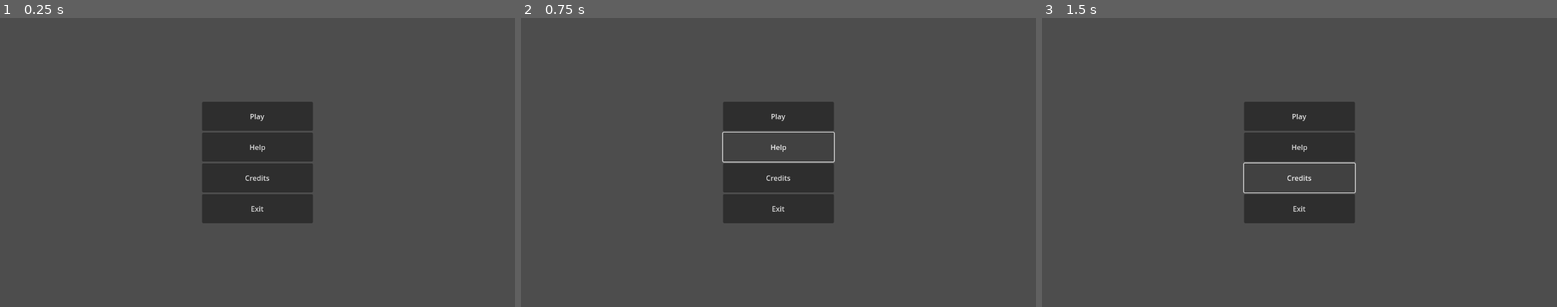
Above: before the commit, frames 1-3 (left to right).
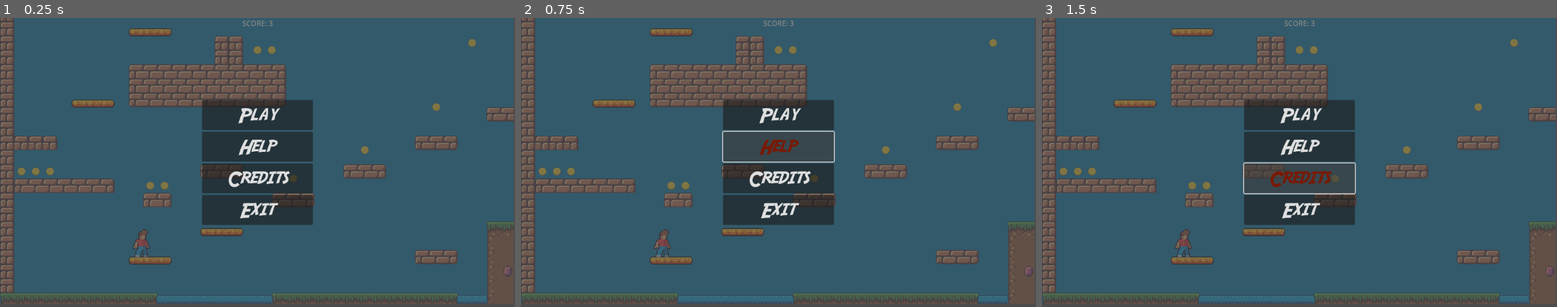
Above: after the commit, the same moments.

Repository: ZalewskiPiotr/Platform-game
Game: Godot game, scene res://scenes/start_page.tscn
The game is run twice, just before and just after one commit, with the same random seed, the same clock (stepped at 60 frames per second) and the same inputs. Sound files missing from this copy of the repository are replaced by a short silence.
Inputs:
- Up to frame 1 (0.25 s): no input
- Up to frame 2 (0.75 s): click "Help" at 0.5 s
- Up to frame 3 (1.5 s): click "Credits" at 1.25 s

The runs differ from the first frame. In frame 1, 82% of the frame differs, in the area x 0-100%, y 0-99%; in frame 2, 82%; in frame 3, 82%.

Commit message:
Zmieniono wygląd strony startowej gry

Diff:
--- /dev/null
+++ b/assets/themes/menu_theme.tres
@@ -0,0 +1,8 @@
+[gd_resource type="Theme" load_steps=2 format=3 uid="uid://cqxawl3ghor6t"]
+
+[ext_resource type="FontFile" uid="uid://c1qmq60lrxjle" path="res://assets/fonts/Adventure.otf" id="1_way36"]
+
+[resource]
+default_font = ExtResource("1_way36")
+Button/colors/font_hover_color = Color(0.47451, 0.0980392, 0.0156863, 1)
+Button/font_sizes/font_size = 46
--- a/scenes/start_page.tscn
+++ b/scenes/start_page.tscn
@@ -1,6 +1,8 @@
-[gd_scene load_steps=2 format=3 uid="uid://dnulpt6260m7e"]
+[gd_scene load_steps=4 format=3 uid="uid://dnulpt6260m7e"]
 
 [ext_resource type="Script" path="res://scenes/start_page.gd" id="1_isn73"]
+[ext_resource type="Theme" uid="uid://cqxawl3ghor6t" path="res://assets/themes/menu_theme.tres" id="2_di4e6"]
+[ext_resource type="Texture2D" uid="uid://d3blk3udwem5e" path="res://assets/general_assets/main_menu_bg.png" id="2_fbgfs"]
 
 [node name="StartPage" type="Control"]
 layout_mode = 3
@@ -11,7 +13,14 @@
 grow_vertical = 2
 script = ExtResource("1_isn73")
 
-[node name="VBoxContainer" type="VBoxContainer" parent="."]
+[node name="Background" type="TextureRect" parent="."]
+modulate = Color(1, 1, 1, 0.329412)
+layout_mode = 0
+offset_right = 1149.0
+offset_bottom = 641.0
+texture = ExtResource("2_fbgfs")
+
+[node name="MainMenu" type="VBoxContainer" parent="."]
 layout_mode = 1
 anchors_preset = 8
 anchor_left = 0.5
@@ -24,28 +33,29 @@
 offset_bottom = 136.0
 grow_horizontal = 2
 grow_vertical = 2
+theme = ExtResource("2_di4e6")
 
-[node name="PlayButton" type="Button" parent="VBoxContainer"]
+[node name="PlayButton" type="Button" parent="MainMenu"]
 layout_mode = 2
 size_flags_vertical = 3
 text = "Play"
 
-[node name="HelpButton" type="Button" parent="VBoxContainer"]
+[node name="HelpButton" type="Button" parent="MainMenu"]
 layout_mode = 2
 size_flags_vertical = 3
 text = "Help"
 
-[node name="CreditsButton" type="Button" parent="VBoxContainer"]
+[node name="CreditsButton" type="Button" parent="MainMenu"]
 layout_mode = 2
 size_flags_vertical = 3
 text = "Credits"
 
-[node name="ExitButton" type="Button" parent="VBoxContainer"]
+[node name="ExitButton" type="Button" parent="MainMenu"]
 layout_mode = 2
 size_flags_vertical = 3
 text = "Exit"
 
-[connection signal="pressed" from="VBoxContainer/PlayButton" to="." method="_on_play_button_pressed"]
-[connection signal="pressed" from="VBoxContainer/HelpButton" to="." method="_on_help_button_pressed"]
-[connection signal="pressed" from="VBoxContainer/CreditsButton" to="." method="_on_credits_button_pressed"]
-[connection signal="pressed" from="VBoxContainer/ExitButton" to="." method="_on_exit_button_pressed"]
+[connection signal="pressed" from="MainMenu/PlayButton" to="." method="_on_play_button_pressed"]
+[connection signal="pressed" from="MainMenu/HelpButton" to="." method="_on_help_button_pressed"]
+[connection signal="pressed" from="MainMenu/CreditsButton" to="." method="_on_credits_button_pressed"]
+[connection signal="pressed" from="MainMenu/ExitButton" to="." method="_on_exit_button_pressed"]
Not shown, added: assets/fonts/Adventure Hollow.otf.import
Binary file added: assets/fonts/Adventure.otf
Not shown, added: assets/fonts/Adventure.otf.import
Binary file added: assets/general_assets/main_menu_bg.png
Not shown, added: assets/general_assets/main_menu_bg.png.import
Not shown, changed: README.md
